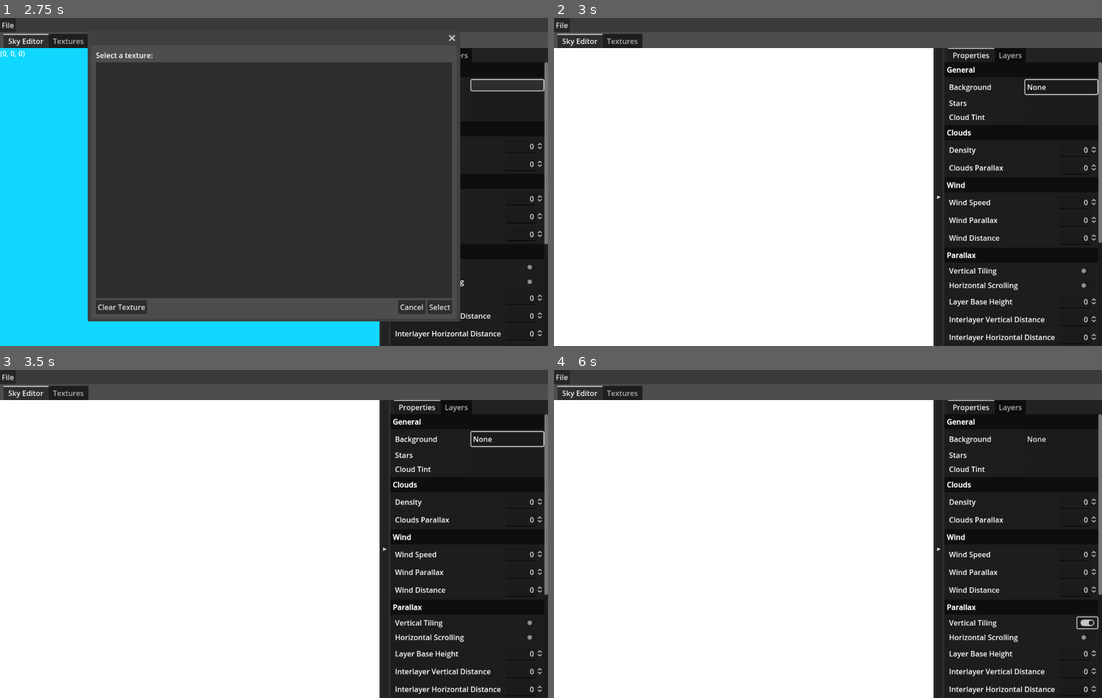
Above: before the commit, frames 1-4 (two rows, left to right).
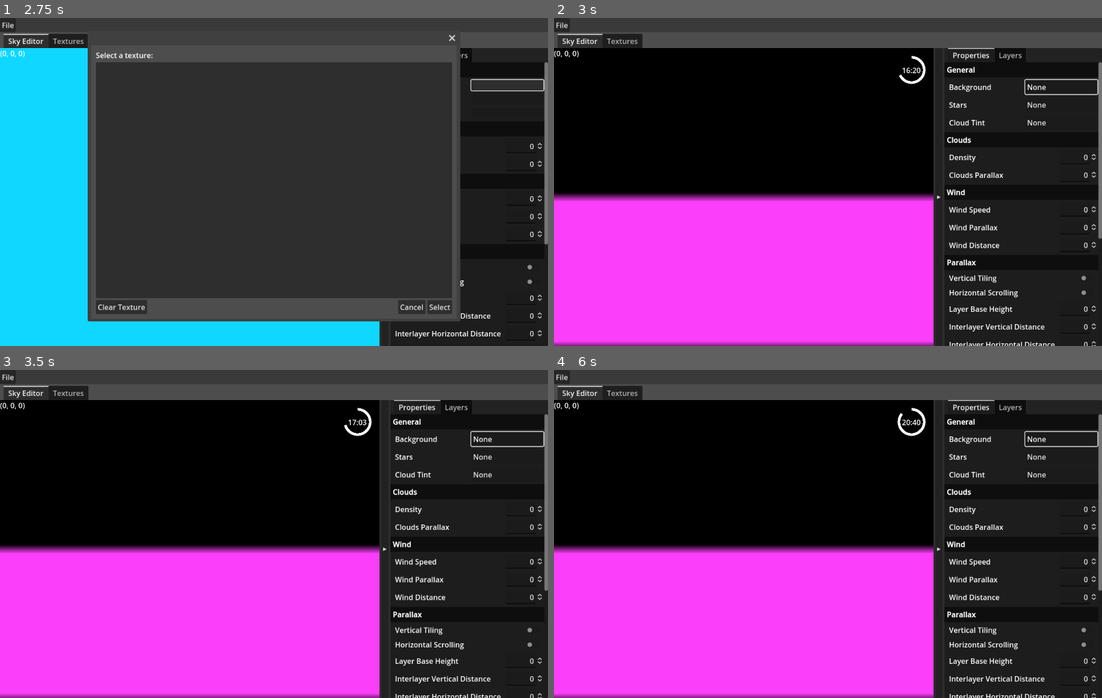
Above: after the commit, the same moments.

Repository: kaprosdev/FEZ-Skywatcher
Game: Godot game, scene res://main.tscn
The game is run twice, just before and just after one commit, with the same random seed, the same clock (stepped at 60 frames per second) and the same inputs.
Inputs (mouse positions are in pixels of both pictures, inside the frame that each line leads up to):
- Up to frame 1 (2.75 s): click "▶" at 0.5 s; click "◀" at 1.25 s; click (509, 83) at 2.02 s
- Up to frame 2 (3 s): click "Clear Texture" at 2.75 s
- Up to frame 3 (3.5 s): no input
- Up to frame 4 (6 s): click "None" at 3.5 s; click "Select" at 4.25 s; click "Cancel" at 5 s; click (1085, 622) at 5.77 s

Frame 1 is identical in both runs. In frame 2, 66% of the frame differs, in the area x 0-100%, y 9-100%; in frame 3, 66%; in frame 4, 66%.
Error before the commit: Invalid access to property or key of type 'String' on a base object of type 'Dictionary'. (res://FezSkyData.gd:59)
Error after the commit: Invalid access of index '0' on a base object of type: 'PackedInt32Array'. (res://editor/settings/TextureSelect.gd:18)

Commit message:
never mind removing textures is pretty easy
- calling get_texture with a texture name that isn't in the textures folder now just returns an obvious missing texture instead of throwing an exception
- delete button deletes any and all selected textures from the project after a confirmation dialog

Diff:
--- a/FezSkyData.gd
+++ b/FezSkyData.gd
@@ -2,6 +2,8 @@
 class_name FezSkyData
 ## Data representation of a FEZ sky asset.
 ##
+
+const MISSING_TEXTURE = preload("res://missing_texture.svg")
 
 signal new_sky_loaded
 signal sky_changed
@@ -56,11 +58,19 @@
 
 
 func get_texture(texname: String) -> Texture2D:
-	return _textures[texname.to_lower()]
+	if _textures.has(texname.to_lower()):
+		return _textures[texname.to_lower()]
+	else:
+		return MISSING_TEXTURE
 
 func add_texture(texname: String, texture: Texture2D) -> void:
 	_textures[texname] = texture
 	sky_changed.emit()
+
+func remove_texture(texname: String, should_emit: bool = true) -> void:
+	_textures.erase(texname.to_lower())
+	if should_emit:
+		sky_changed.emit()
 
 func get_cloud_color(time: float) -> Color:
 	return get_timed_color(time, cloud_colors)
--- a/SingleTexturePreview.gd
+++ /dev/null
@@ -1,5 +0,0 @@
-extends VBoxContainer
-
-func load_texture(tex_name: String, tex: Texture2D):
-	$TextureName.text = tex_name
-	$TextureDisplay.texture = tex
--- a/SingleTexturePreview.tscn
+++ /dev/null
@@ -1,16 +0,0 @@
-[gd_scene load_steps=2 format=3 uid="uid://ctcs6m1vq5pho"]
-
-[ext_resource type="Script" path="res://SingleTexturePreview.gd" id="1_qiv0a"]
-
-[node name="SingleTexturePreview" type="VBoxContainer"]
-offset_right = 1.0
-offset_bottom = 23.0
-script = ExtResource("1_qiv0a")
-
-[node name="TextureName" type="Label" parent="."]
-layout_mode = 2
-text = "TextureName"
-
-[node name="TextureDisplay" type="TextureRect" parent="."]
-layout_mode = 2
-stretch_mode = 4
--- a/texture_explorer.gd
+++ b/TextureExplorer.gd
@@ -1,5 +1,6 @@
 extends Control
 
+const DELETE_CONFIRM = "Deleting %s texture(s) from the project:\n\n%s\n\nAre you sure?"
 
 @export_node_path("ItemList") var _texture_listing: NodePath
 var texture_listing: ItemList:
@@ -43,3 +44,19 @@
 	texture_listing.deselect_all()
 	delete_button.disabled = not texture_listing.is_anything_selected()
 	pass # Replace with function body.
+
+
+func _on_delete_texture_button_pressed() -> void:
+	var to_be_deleted = texture_listing.get_selected_items()
+	var to_be_deleted_names = Array(to_be_deleted).map(func(idx): return texture_listing.get_item_text(idx))
+	$DeleteConfirmDialog.dialog_text = DELETE_CONFIRM % [to_be_deleted.size(), ", ".join(to_be_deleted_names)]
+	$DeleteConfirmDialog.show()
+	pass # Replace with function body.
+
+
+func _on_delete_confirm_dialog_confirmed() -> void:
+	var to_be_deleted = texture_listing.get_selected_items()
+	var to_be_deleted_names = Array(to_be_deleted).map(func(idx): return texture_listing.get_item_text(idx))
+	to_be_deleted_names.map(func(texname): FezSky.remove_texture(texname, false))
+	FezSky.sky_changed.emit()
+	pass # Replace with function body.
--- a/TextureExplorer.tscn
+++ b/TextureExplorer.tscn
@@ -1,6 +1,6 @@
 [gd_scene load_steps=8 format=3 uid="uid://blxfovnib25m5"]
 
-[ext_resource type="Script" path="res://texture_explorer.gd" id="1_jccit"]
+[ext_resource type="Script" path="res://TextureExplorer.gd" id="1_jccit"]
 
 [sub_resource type="FontVariation" id="FontVariation_q6vx7"]
 variation_embolden = 1.0
@@ -103,7 +103,15 @@
 filters = PackedStringArray("*.png")
 use_native_dialog = true
 
+[node name="DeleteConfirmDialog" type="ConfirmationDialog" parent="."]
+title = "Confirm deletion"
+initial_position = 2
+ok_button_text = "Yes"
+cancel_button_text = "No"
+
+[connection signal="pressed" from="PanelContainer/HBoxContainer/DeleteTextureButton" to="." method="_on_delete_texture_button_pressed"]
 [connection signal="pressed" from="PanelContainer/HBoxContainer/AddTextureButton" to="." method="_on_add_texture_button_pressed"]
 [connection signal="empty_clicked" from="TextureListingContainer/TextureListing" to="." method="_on_texture_listing_empty_clicked"]
 [connection signal="multi_selected" from="TextureListingContainer/TextureListing" to="." method="_on_texture_listing_multi_selected"]
 [connection signal="file_selected" from="AddTextureFileDialog" to="." method="_on_open_texture_dialog_file_selected"]
+[connection signal="confirmed" from="DeleteConfirmDialog" to="." method="_on_delete_confirm_dialog_confirmed"]
--- a/editor/settings/SkyEditorTextureSetting.gd
+++ b/editor/settings/SkyEditorTextureSetting.gd
@@ -11,6 +11,7 @@
 func _ready() -> void:
 	if not Engine.is_editor_hint():
 		FezSky.new_sky_loaded.connect(update_setting_value)
+		FezSky.sky_changed.connect(update_setting_value)
 
 func update_setting_value():
 	var texname = FezSky.get(setting_name)
--- a/main.gd
+++ b/main.gd
@@ -1,6 +1,4 @@
 extends Control
-
-const preview_prefab = preload("res://SingleTexturePreview.tscn")
 
 var sky: FezSky = null
 
--- /dev/null
+++ b/missing_texture.svg
@@ -0,0 +1,6 @@
+<?xml version="1.0" encoding="UTF-8"?>
+<svg xmlns="http://www.w3.org/2000/svg" width="32" height="32" viewBox="0 0 32 32">
+    <rect x="0" y="0" width="32" height="32" fill="#fb3ef9"/>
+    <rect x="0" y="16" width="16" height="16" fill="#000"/>
+    <rect x="16" y="0" width="16" height="16" fill="#000"/>
+</svg>
Not shown, added: missing_texture.svg.import
